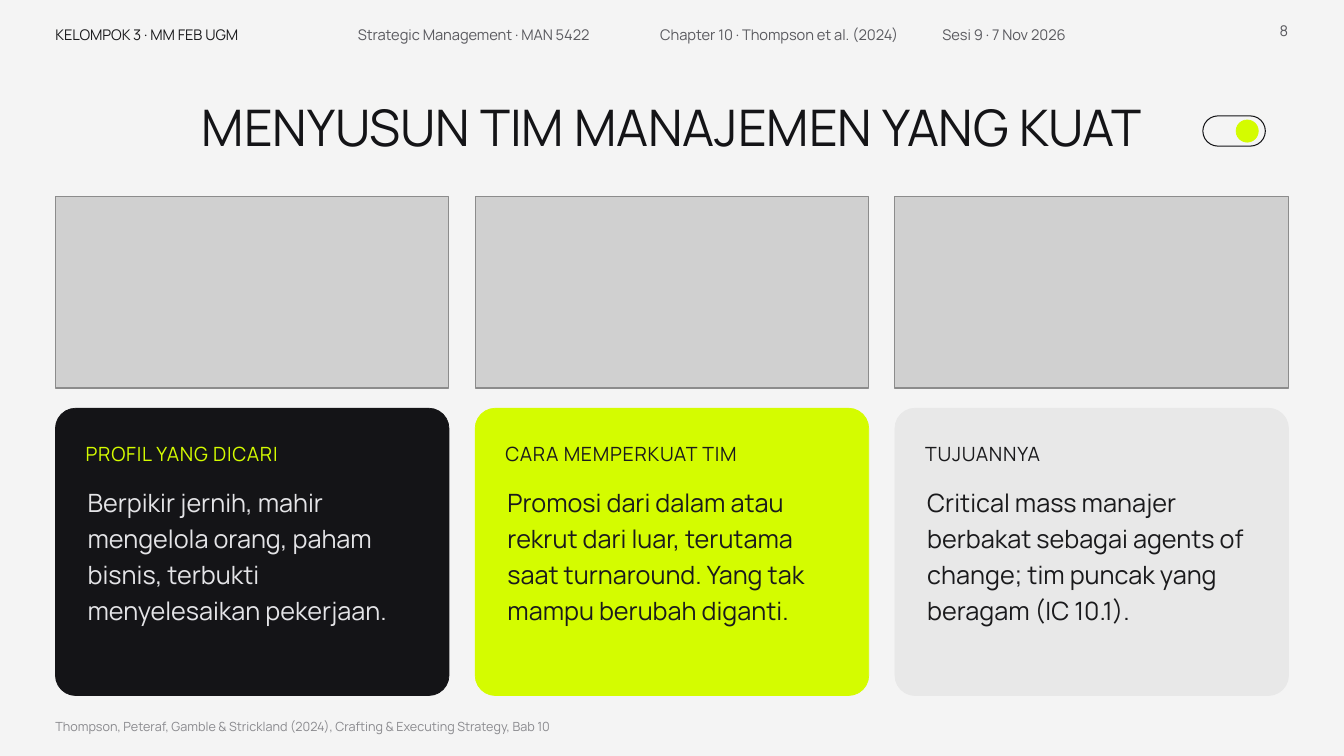
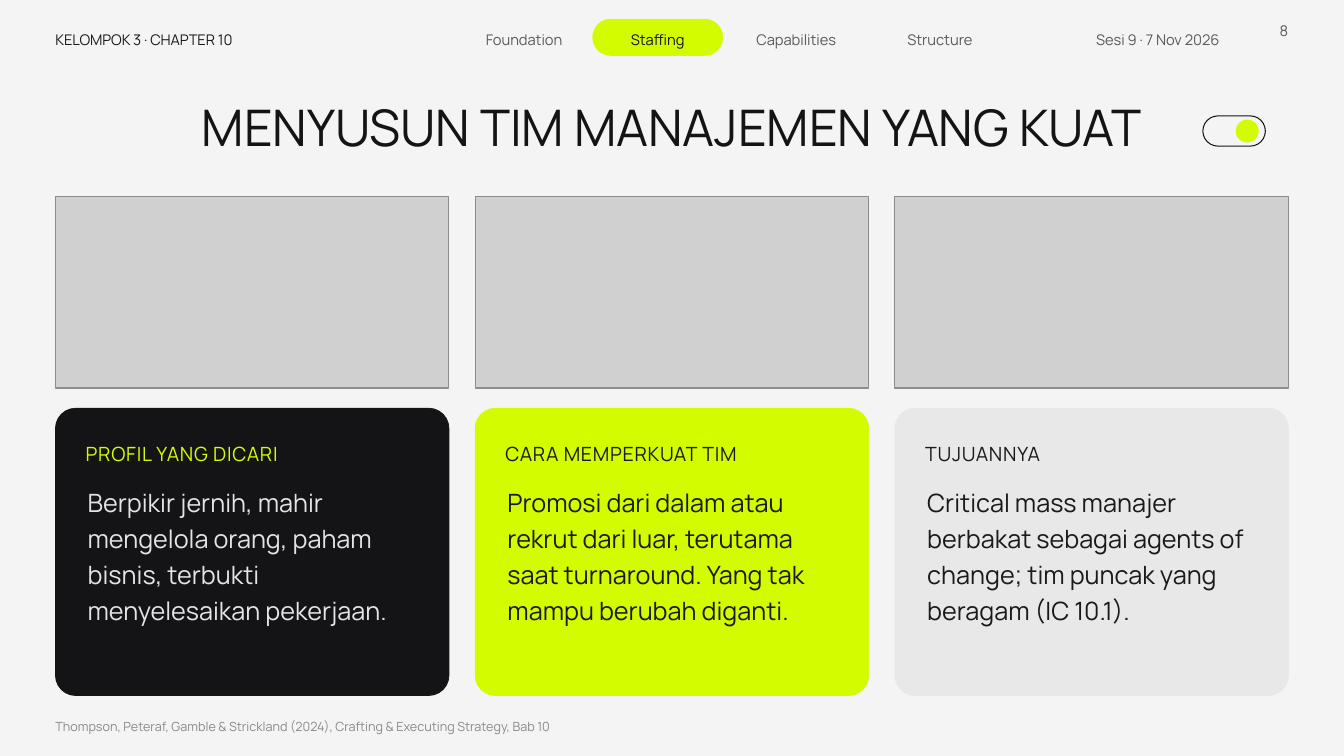
Before and after one commit to aslihabnuri/Dom-Manipulation, a slide deck: slide 8 of presentasi_ch10_kelompok3/SMJKT_Group 3_Aslih_Chapter 10 Strategy Execution.pptx. Drawn at 1344x756 pixels with LibreOffice and Linux fonts; fonts in the diff are those of the drawing; grey boxes stand for pictures; background and template pictures are left out. Boxes give left, top, right and bottom in pixels: in the first picture for what was removed or moved away, otherwise in the second. Text is boxed around its words. In the diff, an @@ line names an element or a change of style, - is before the commit and + after.

```diff
--- a/presentasi_ch10_kelompok3/SMJKT_Group 3_Aslih_Chapter 10 Strategy Execution.pptx
+++ b/presentasi_ch10_kelompok3/SMJKT_Group 3_Aslih_Chapter 10 Strategy Execution.pptx
@@ text "KELOMPOK 3 · CHAPTER 10" at (55,34,233,46): vertical alignment top to middle @@
@@ text removed at (358,29,590,44) @@
-Strategic Management · MAN 5422
@@ rounded rectangle added at (593,19,723,55), fill #D4FC00, outline #D4FC00 0.5 pt @@
@@ text removed at (660,27,898,44) @@
-Chapter 10 · Thompson et al. (2024)
@@ text "Sesi 9 · 7 Nov ...": place and size @@
-text "Sesi 9 · 7 Nov ..." at (942,29,1066,40)
+text "Sesi 9 · 7 Nov ..." at (1096,34,1220,45)
@@ text "Sesi 9 · 7 Nov ..." at (1096,34,1220,45): alignment left to right; vertical alignment top to middle @@
@@ text at (55,34,233,46): text changed @@
-KELOMPOK 3 · MM FEB UGM
+KELOMPOK 3 · CHAPTER 10
@@ text added at (486,34,562,45), 10.5 pt, text #5A5A5F @@
+Foundation
@@ text added at (631,34,685,49), 10.5 pt, text #141417 @@
+Staffing
@@ text added at (756,34,836,49), 10.5 pt, text #5A5A5F @@
+Capabilities
@@ text added at (907,34,972,45), 10.5 pt, text #5A5A5F @@
+Structure
```
Also in this commit, not shown: 18 other slides changed, 3 other files.
